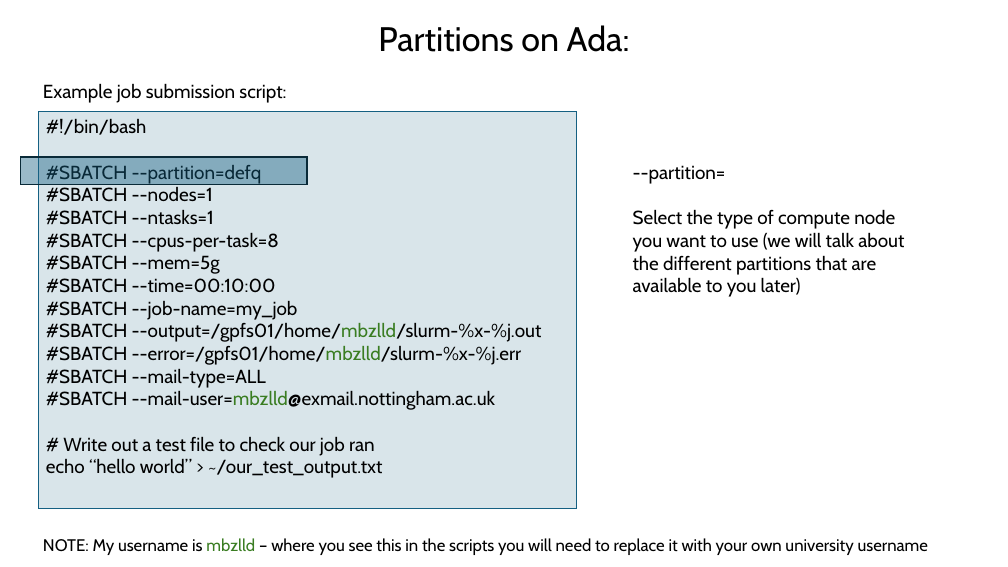
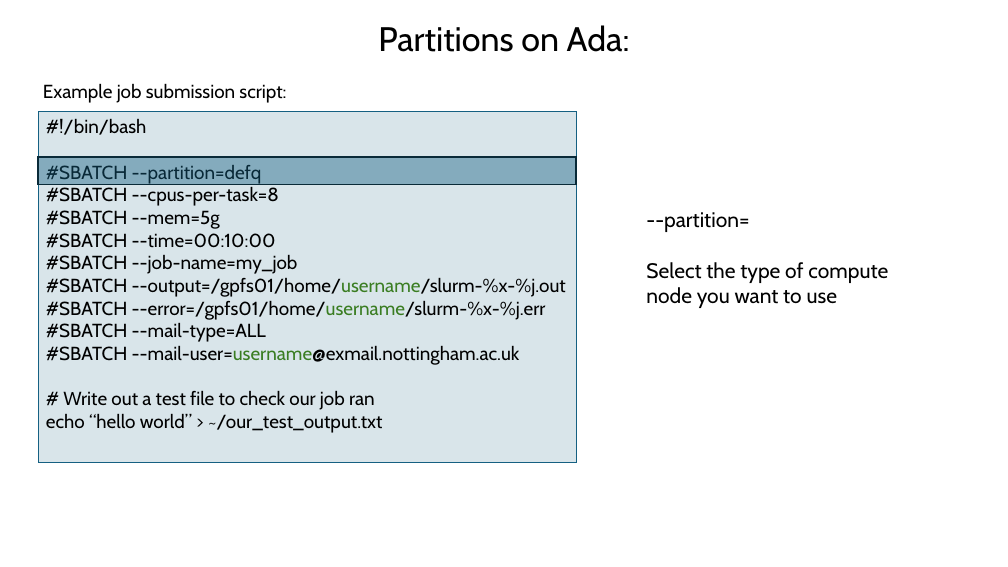
Before and after one commit to BioinformaticsMSc/LIFE4138_2627, a slide deck: slide 21 of UNIX_session_3/Ada_in_depth.pptx (slide 27 before the commit). Drawn at 1008x567 pixels with LibreOffice and Linux fonts; fonts in the diff are those of the drawing. Boxes give left, top, right and bottom in pixels: in the first picture for what was removed or moved away, otherwise in the second. Text is boxed around its words. In the diff, an @@ line names an element or a change of style, - is before the commit and + after.

```diff
--- a/UNIX_session_3/Ada_in_depth.pptx
+++ b/UNIX_session_3/Ada_in_depth.pptx
@@ rectangle "#!/bin/bash": place and size @@
-rectangle "#!/bin/bash" at box(39, 111, 576, 508)
+rectangle "#!/bin/bash" at box(39, 111, 576, 462)
@@ rectangle: place and size @@
-rectangle at box(20, 157, 307, 185)
+rectangle at box(39, 157, 576, 185)
@@ text in rectangle at box(46, 187, 214, 225): paragraphs removed @@
-#SBATCH --nodes=1
-#SBATCH --ntasks=1
@@ text "--partition=": place and size @@
-text "--partition=" at box(633, 165, 904, 297)
+text "--partition=" at box(646, 212, 888, 308)
@@ text at box(646, 212, 749, 232): size 18 to 20 pt in "--partition=" @@
@@ text at box(646, 262, 888, 308): text changed; size 18 to 20 pt @@
-Select the type of compute node you want to use (we will talk about the different partitions that are available to you later)
+Select the type of compute node you want to use
@@ text in rectangle at box(46, 278, 566, 320): text changed @@
-#SBATCH --output=/gpfs01/home/mbzlld/slurm-%x-%j.out
-#SBATCH --error=/gpfs01/home/mbzlld/slurm-%x-%j.err
+#SBATCH --output=/gpfs01/home/username/slurm-%x-%j.out
+#SBATCH --error=/gpfs01/home/username/slurm-%x-%j.err
@@ text in rectangle at box(46, 346, 520, 365): text changed @@
-#SBATCH --mail-user=mbzlld@exmail.nottingham.ac.uk
+#SBATCH --mail-user=username@exmail.nottingham.ac.uk
@@ text removed at box(43, 538, 928, 555) @@
-NOTE: My username is mbzlld – where you see this in the scripts you will need to replace it with your own university username
```
Also in this commit, not shown: 21 other slides changed, 3 slides added, 9 slides removed.
